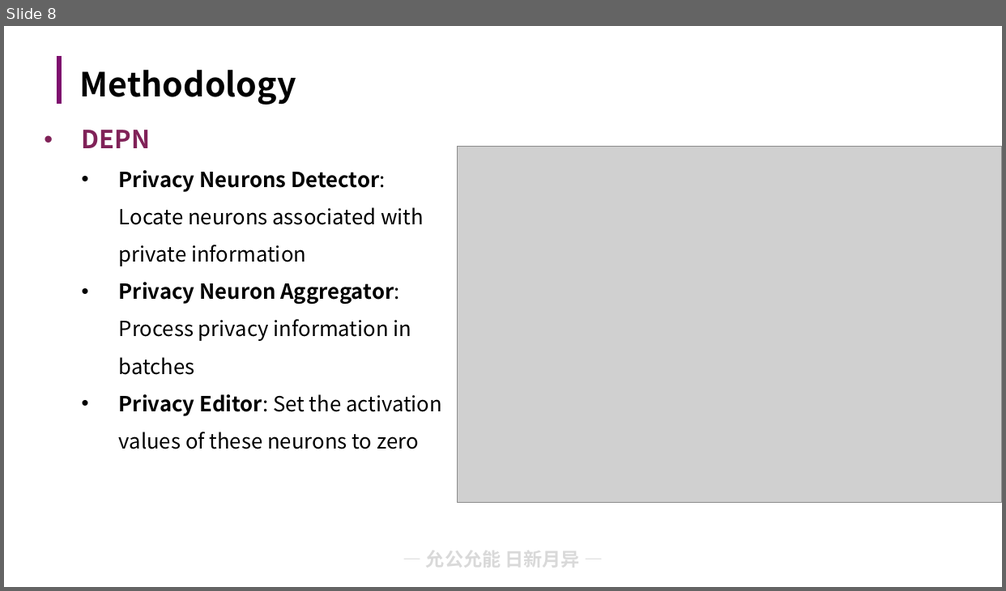
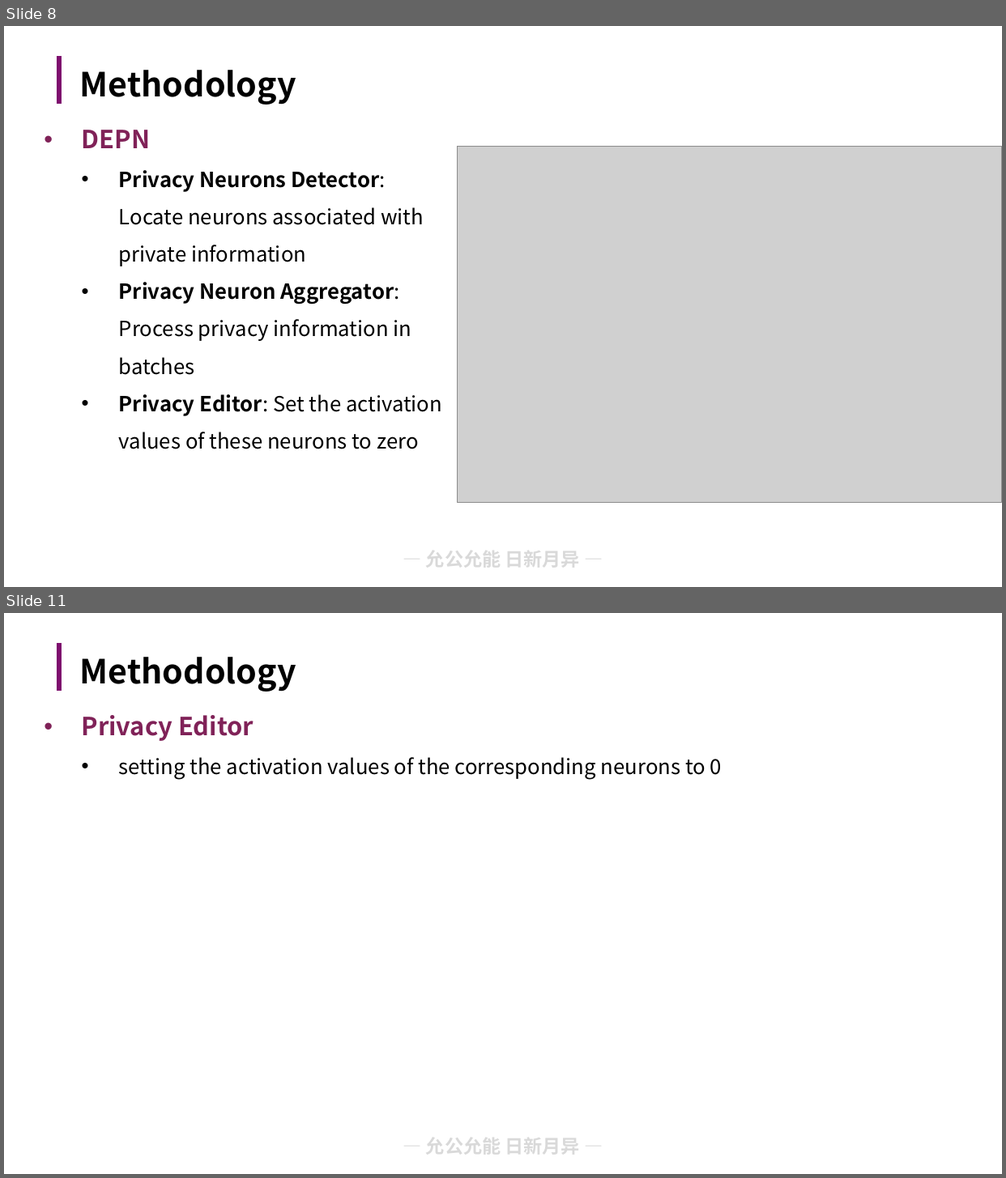
Before and after one commit to lxmliu2002/Data_Security, a slide deck: lab7/report/slides.pptx. Shown one above the other, each under a label of ours: slide 8 before the commit, slides 8 and 11 after it; the slides between them are not shown. The pictures are 1006x591 and 1006x1178 pixels, drawn with LibreOffice and Linux fonts; fonts in the diff are those of the drawing; grey boxes stand for pictures; background and template pictures are left out. Boxes give left, top, right and bottom in pixels: in the first picture for what was removed or moved away, otherwise in the second. Text is boxed around its words. In the diff, an @@ line names an element or a change of style, - is before the commit and + after.

```diff
--- a/lab7/report/slides.pptx
+++ b/lab7/report/slides.pptx
@@ slide 11 added at bbox=[4, 613, 1002, 1174], background #FFFFFF; not listed: 2 template elements that a slide beside it also shows @@
@@ title added at bbox=[80, 657, 296, 692], 32 pt, text #000000, bold @@
+Methodology
@@ text added at bbox=[82, 715, 722, 779], 20 pt, text #000000 @@
+• Privacy Editor
+  • setting the activation values of the corresponding neurons to 0
```
Also in this commit, not shown: 2 slides changed, 7 other slides added, 2 slides removed.
